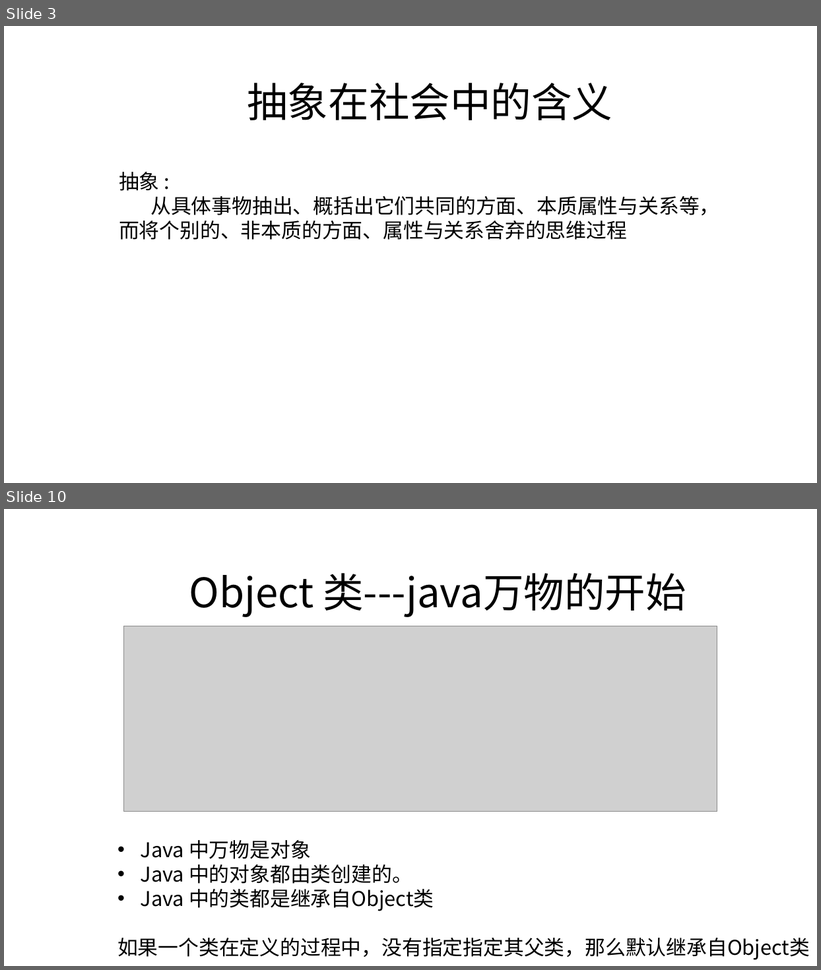
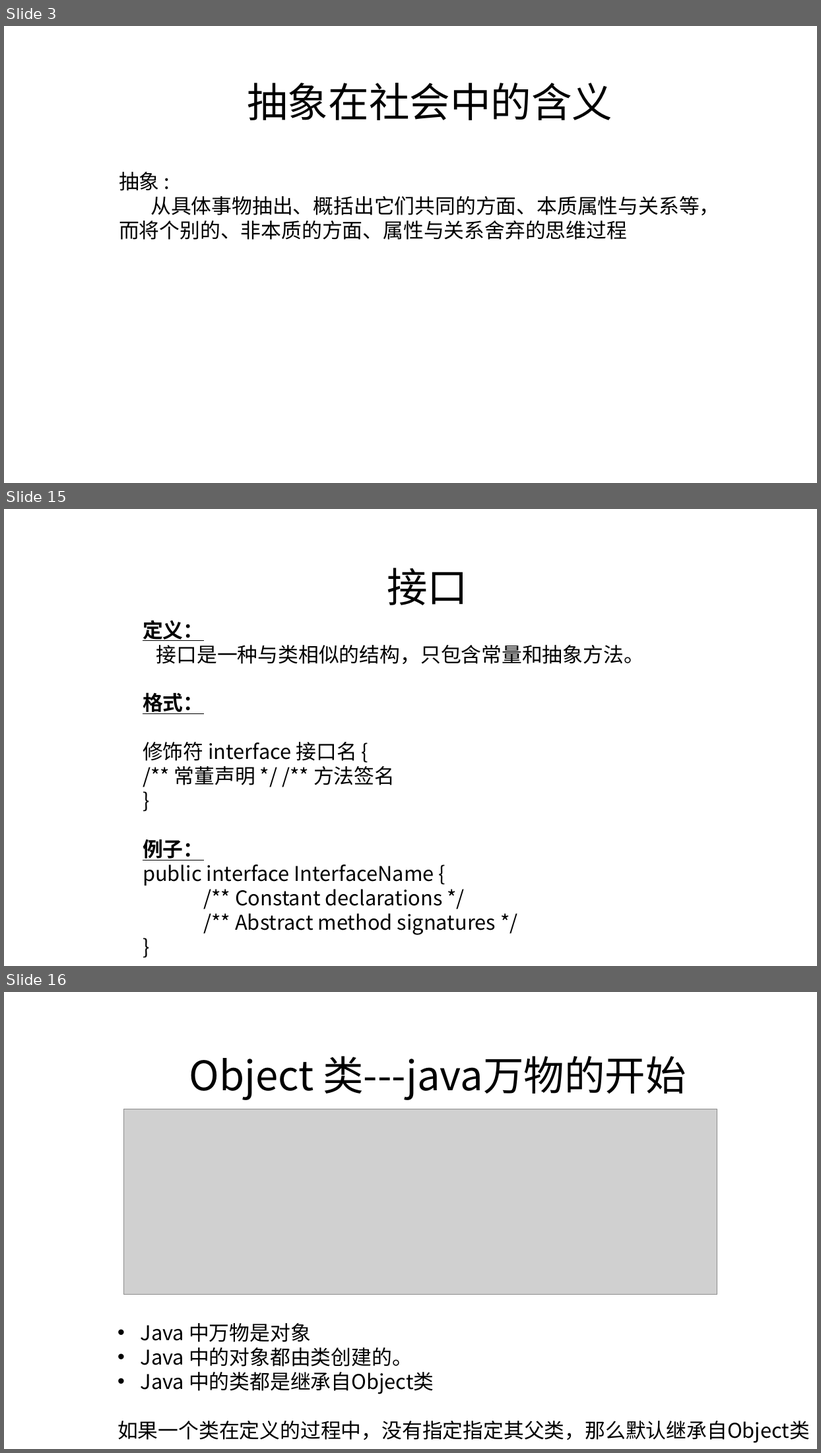
Before and after one commit to zjyesir/hmc_java_1, a slide deck: ppt/12.抽象类和接口.pptx. Shown one above the other, each under a label of ours: slides 3 and 10 before the commit, slides 3, 15 and 16 after it; the slides between them are not shown. The pictures are 821x970 and 821x1453 pixels, drawn with LibreOffice and Linux fonts; fonts in the diff are those of the drawing; grey boxes stand for pictures; background and template pictures are left out. Boxes give left, top, right and bottom in pixels: in the first picture for what was removed or moved away, otherwise in the second. Text is boxed around its words. In the diff, an @@ line names an element or a change of style, - is before the commit and + after.

Commit message:
抽象部分写完

```diff
--- a/ppt/12.抽象类和接口.pptx
+++ b/ppt/12.抽象类和接口.pptx
@@ slide 15 added at bbox=[4, 509, 817, 966], background picture (left out) @@
@@ text added at bbox=[387, 568, 468, 605], 48 pt, text #000000 @@
+接口
@@ text added at bbox=[143, 620, 644, 935], 24 pt, text #000000 @@
+定义：
+接口是一种与类相似的结构，只包含常量和抽象方法。
+格式：
+修饰符 interface 接口名 {
+/** 常董声明 */ /** 方法签名
+}
+例子：
+public interface InterfaceName {
+/** Constant declarations */
+/** Abstract method signatures */
+}
@@ what was slide 10 is now slide 16 @@
```
Also in this commit, not shown: 3 slides changed, 8 other slides added, 3 slides removed.
